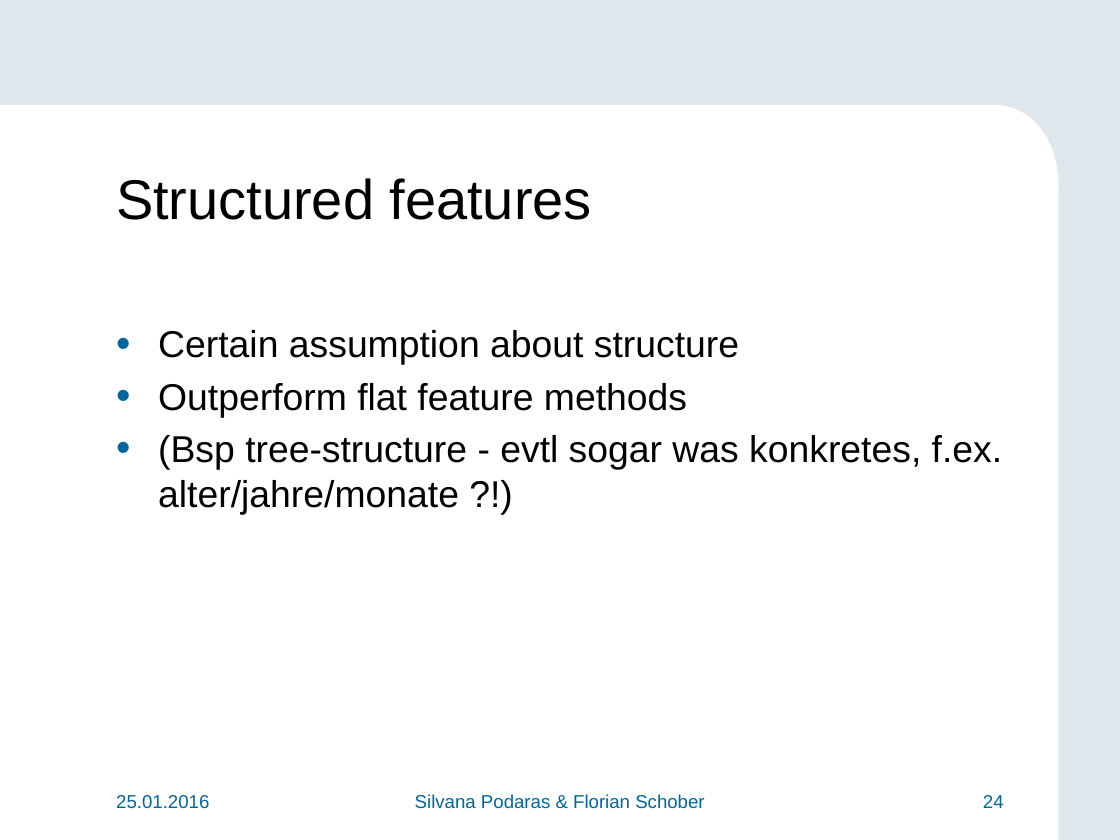
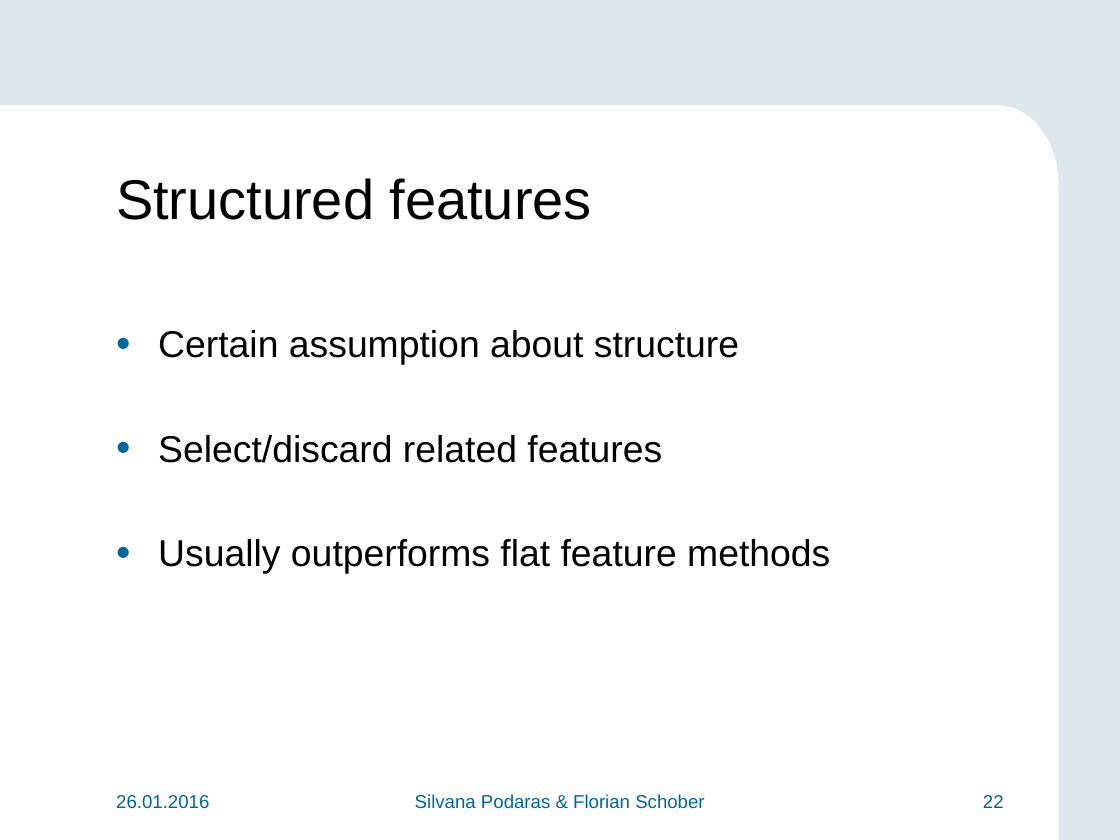
Before and after one commit to teretrus/VisSeminar, a slide deck: slide 22 of presentation/Presentation.pptx (slide 24 before the commit). Drawn at 1120x840 pixels with LibreOffice and Linux fonts; fonts in the diff are those of the drawing; background and template pictures are left out. Boxes give left, top, right and bottom in pixels: in the first picture for what was removed or moved away, otherwise in the second. Text is boxed around its words. In the diff, an @@ line names an element or a change of style, - is before the commit and + after.

```diff
--- a/presentation/Presentation.pptx
+++ b/presentation/Presentation.pptx
@@ text at [158, 435, 830, 574]: text changed @@
-• Outperform flat feature methods
-• (Bsp tree-structure - evtl sogar was konkretes, f.ex. alter/jahre/monate ?!)
+• Select/discard related features
+• Usually outperforms flat feature methods
@@ text at [116, 795, 209, 809]: text changed @@
-25.01.2016
+26.01.2016
@@ page number at [983, 795, 1004, 808]: text changed @@
-24
+22
```
Also in this commit, not shown: 24 other slides changed, 8 slides added, 1 slide removed.
